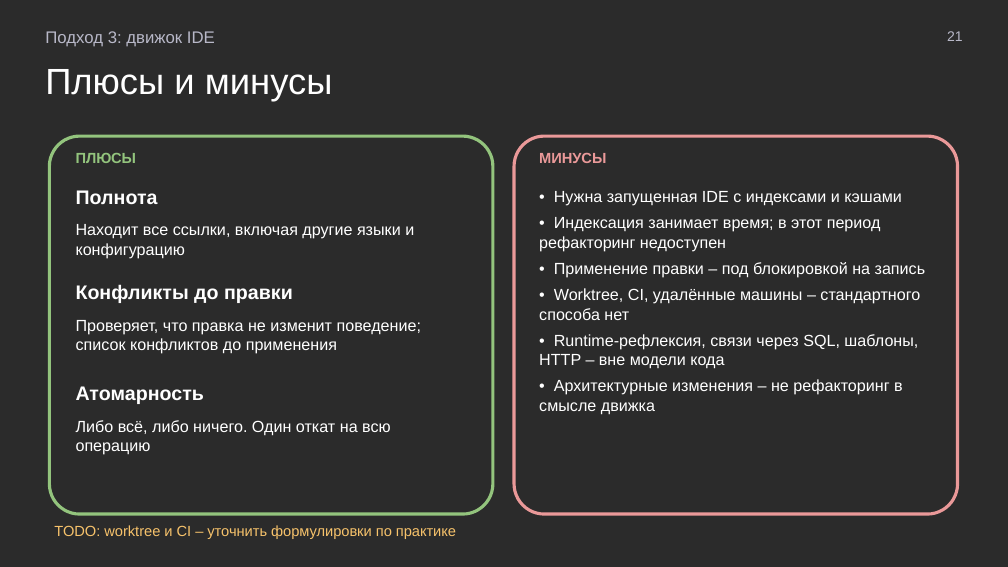
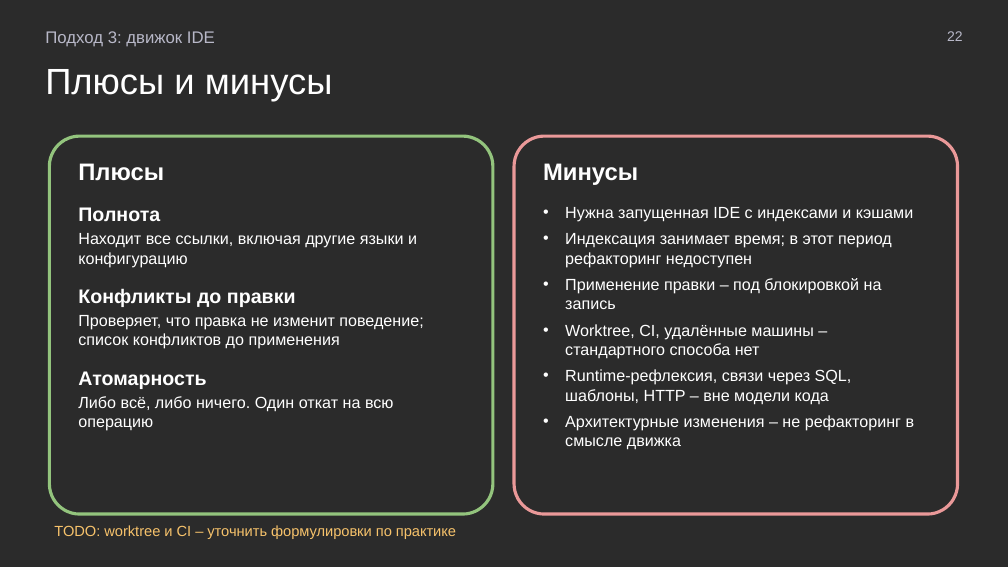
Before and after one commit to MchKosticyn/ide-refactoring-in-ai-agents, a slide deck: slide 22 of Доклад_ Рефакторинг в ИИ-агентах.pptx (slide 21 before the commit). Drawn at 1008x567 pixels with LibreOffice and Linux fonts; fonts in the diff are those of the drawing; background and template pictures are left out; a plain dark background stands for a picture behind light text. Boxes give left, top, right and bottom in pixels: in the first picture for what was removed or moved away, otherwise in the second. Text is boxed around its words. In the diff, an @@ line names an element or a change of style, - is before the commit and + after.

Commit message:
Text inside shapes, native bullets, plan slide progressive disclosure, neutral result aspects

```diff
--- a/Доклад_ Рефакторинг в ИИ-агентах.pptx
+++ b/Доклад_ Рефакторинг в ИИ-агентах.pptx
@@ text at <box>947,31,963,41</box>: text changed @@
-21
+22
@@ rounded rectangle "Минусы": place and size @@
-rounded rectangle "Минусы" at <box>539,191,925,415</box>
+rounded rectangle "Минусы" at <box>514,136,958,514</box>
@@ rounded rectangle "Минусы" at <box>514,136,958,514</box>: outline none to #EA9999 2.25 pt @@
@@ rounded rectangle removed at <box>514,136,958,514</box> @@
@@ text removed at <box>76,153,137,163</box> @@
-ПЛЮСЫ
@@ text in rounded rectangle at <box>78,163,423,431</box>: text added @@
+Плюсы
+Полнота
+Находит все ссылки, включая другие языки и конфигурацию
+Конфликты до правки
+Проверяет, что правка не изменит поведение; список конфликтов до применения
+Атомарность
+Либо всё, либо ничего. Один откат на всю операцию
@@ text removed at <box>539,153,606,163</box> @@
-МИНУСЫ
@@ text in rounded rectangle at <box>543,163,915,450</box>: text changed @@
-• Нужна запущенная IDE с индексами и кэшами
-• Индексация занимает время; в этот период рефакторинг недоступен
-• Применение правки – под блокировкой на запись
-• Worktree, CI, удалённые машины – стандартного способа нет
-• Runtime-рефлексия, связи через SQL, шаблоны, HTTP – вне модели кода
-• Архитектурные изменения – не рефакторинг в смысле движка
+Минусы
+• Нужна запущенная IDE с индексами и кэшами
+• Индексация занимает время; в этот период рефакторинг недоступен
+• Применение правки – под блокировкой на запись
+• Worktree, CI, удалённые машины – стандартного способа нет
+• Runtime-рефлексия, связи через SQL, шаблоны, HTTP – вне модели кода
+• Архитектурные изменения – не рефакторинг в смысле движка
@@ text removed at <box>76,190,158,204</box> @@
-Полнота
@@ text removed at <box>76,224,414,259</box> @@
-Находит все ссылки, включая другие языки и конфигурацию
@@ text removed at <box>76,284,293,303</box> @@
-Конфликты до правки
@@ text removed at <box>76,320,421,354</box> @@
-Проверяет, что правка не изменит поведение; список конфликтов до применения
@@ text removed at <box>76,386,204,404</box> @@
-Атомарность
@@ text removed at <box>76,420,391,455</box> @@
-Либо всё, либо ничего. Один откат на всю операцию
```
Also in this commit, not shown: 31 other slides changed, 1 slide added, 1 other file.
